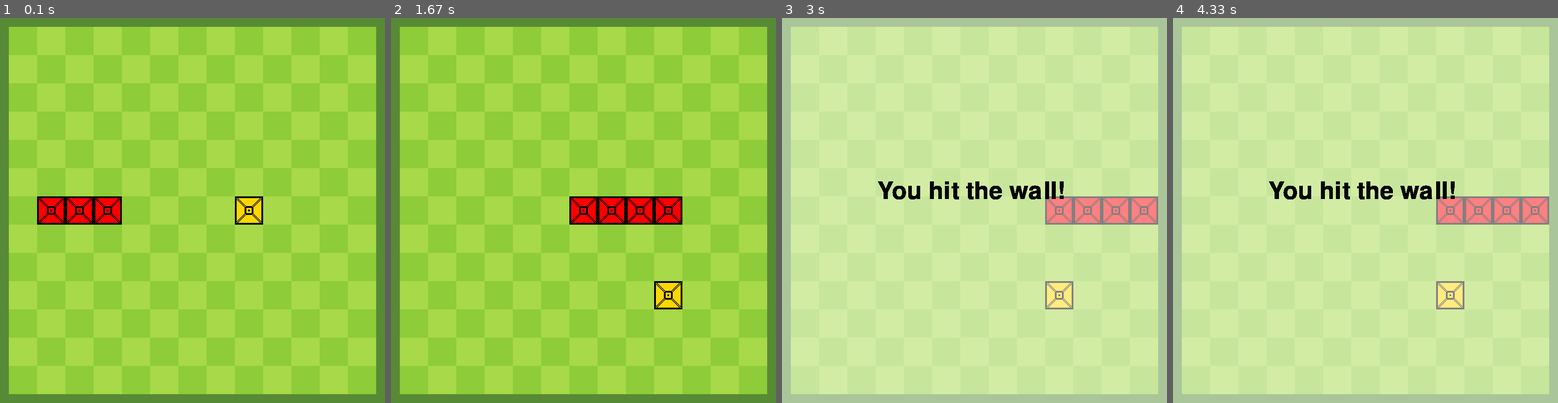
Above: before the commit, frames 1-4 (left to right).
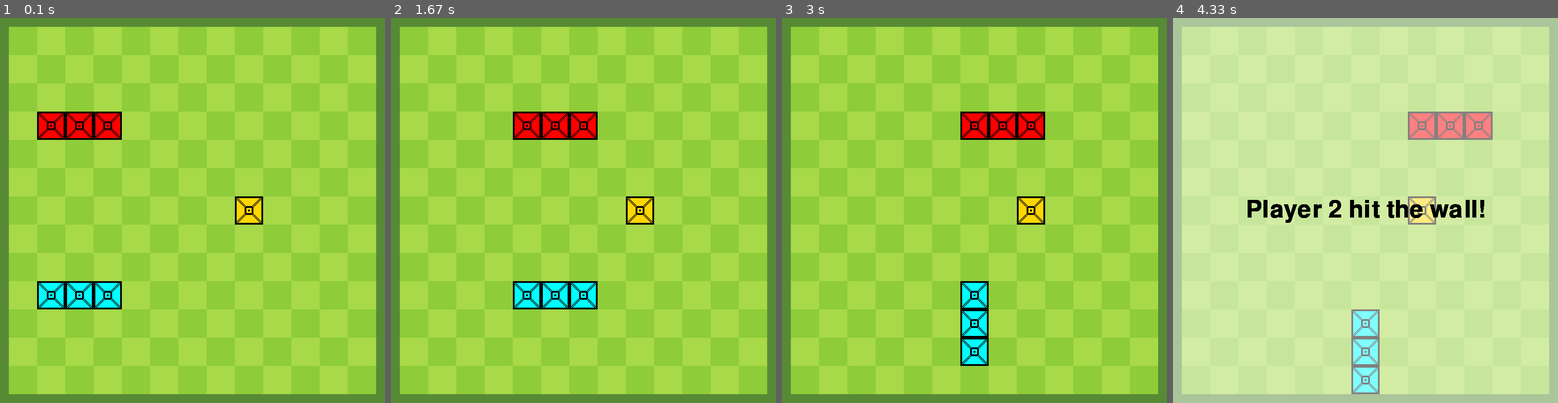
Above: after the commit, the same moments.

Repository: zzayah/GameDesignWithPygame
Game: pygame game, started from main.py
Two runs of this game, one before a commit and one after it. Both use one fixed random seed, a clock stepped at 60 frames per second and the inputs below.
Inputs:
- Up to frame 1 (0.1 s): no input
- Up to frame 2 (1.67 s): hold S 0.33-0.8 s; hold Right 0.33-0.8 s; hold Right 0.83-1.3 s
- Up to frame 3 (3 s): tap S at 1.83 s
- Up to frame 4 (4.33 s): no input

The runs differ from the first frame. In frame 1, 4.8% of the frame differs, in the area x 9-32%, y 24-76%; in frame 2, 5.7%; in frame 3, 100%, in the area x 0-100%, y 0-100%; in frame 4, 8.2%.

Commit message:
Snake Complete

Diff:
--- a/main.py
+++ b/main.py
@@ -1,91 +1,88 @@
 import pygame as pg
 import random
 
-
 class Main:
     def __init__(self, board_size):
-        # board_size must be a tuple, representing the width (x) then height (y) of the board
         self.filename = "snake_sprites.png"
-        self.snake_parts_processed = 0
-
-        self.snake_pos = [[0 for _ in range(board_size)] for _ in range(board_size)]
-        self.marker_ary = [["" for _ in range(board_size)] for _ in range(board_size)]
-
-        self.snake_pos[int(board_size/2)][1] = ((int(board_size/2), 1), "right")
-        self.snake_pos[int(board_size/2)][2] = ((int(board_size/2), 2), "right")
-        self.snake_pos[int(board_size/2)][3] = ((int(board_size/2), 3), "right")
-
-        # snake head location
-        self.snake_head = ((int(board_size/2), 3), "right")
-
-        # green2 and green1 init
-        self.green2 = pg.image.load("green2.png")
-        self.green1 = pg.image.load("green1.png")
-
-        # red and blue init
-        self.red = pg.image.load("red.png")
-        self.blue = pg.image.load("blue.png")
-        self.gold = pg.image.load("gold.png")
-
-        # snake sprites init
-        # self.snake_sprites = pg.image.load("snake_sprites.png")
-
-        # clock var
+
+        # Ensure board_size is a tuple for consistency
+        if not isinstance(board_size, tuple):
+            board_size = (board_size, board_size)
+
+        # PLAYER 1
+        self.snake_pos = [[0 for _ in range(board_size[0])] for _ in range(board_size[1])]
+        self.marker_ary = [["" for _ in range(board_size[0])] for _ in range(board_size[1])]
+        self.snake_pos[int(board_size[1]/4)][1] = ((int(board_size[0]/4), 1), "right")
+        self.snake_pos[int(board_size[1]/4)][2] = ((int(board_size[0]/4), 2), "right")
+        self.snake_pos[int(board_size[1]/4)][3] = ((int(board_size[0]/4), 3), "right")
+        self.snake_head = ((int(board_size[0]/4), 3), "right")
+        self.input_direction = "right"
+        self.snake_length = 3
         self.old_time = 0
         self.new_time = 0
-
-        # lost/win var
+        self.event_occured = False
+
+        # PLAYER 2
+        self.p2_snake_pos = [[0 for _ in range(board_size[0])] for _ in range(board_size[1])]
+        self.p2_marker_ary = [["" for _ in range(board_size[0])] for _ in range(board_size[1])]
+        self.p2_snake_pos[3*int(board_size[1]/4)][1] = ((3*int(board_size[0]/4), 1), "right")
+        self.p2_snake_pos[3*int(board_size[1]/4)][2] = ((3*int(board_size[0]/4), 2), "right")
+        self.p2_snake_pos[3*int(board_size[1]/4)][3] = ((3*int(board_size[0]/4), 3), "right")
+        self.p2_snake_head = ((3*int(board_size[0]/4), 3), "right")
+        self.p2_input_direction = "right"
+        self.p2_snake_length = 3
+        self.p2_new_time = 0
+        self.p2_old_time = 0
+        self.p2_event_occured = False
+
+        # FRUIT
+        self.fruit_location = (int(2*board_size[0]/3), int(board_size[1]/2))
+
+        # LOSE/WIN
         self.lost = False
         self.won = False
         self.filled = False
         self.lost_message = ""
 
-        # fruit
-        self.fruit_location = (int(2*board_size/3), int(board_size/2))
-
-        # snake length
-        self.snake_length = 3
-
-        # input direction
-        self.input_direction = "right"
-
-        # self.snake_sprite_pos = {
-        #     # all in (x, y)
-        #     # tail_east
-        #     1: (256, 128, 64, 64),
-        #     # tail_north
-        #     2: (192, 128, 64, 64),
-        #     # tail_west
-        #     3: (192, 192, 64, 64),
-        #     # tail_south
-        #     4: (256, 192, 64, 64),
-        #     # head_east
-        #     10: (256, 0, 64, 64),
-        #     # head_north
-        #     20: (192, 0, 64, 64),
-        #     # head_west
-        #     30: (192, 64, 64, 64),
-        #     # head_south
-        #     40: (256, 64, 64, 64),
-        #     # body_east_west
-        #     300: (64, 0, 64, 64)
-        # }
-
-        # optimization variables
+        # COLORS - Assuming you have these images in your project directory
+        self.green2 = pg.image.load("green2.png")
+        self.green1 = pg.image.load("green1.png")
+        self.red = pg.image.load("red.png")
+        self.blue = pg.image.load("blue.png")
+        self.gold = pg.image.load("gold.png")
+
+        # OPTIMIZATION AND BOOTUP
         self.startup_flip_executed = False
-        self.event_occured = False
-
         self.check_fruit_iter = 0
 
-        self.board_size = (board_size, board_size)
-
-        if not (10 < self.board_size[0] < 26):
+        # BOARD
+        self.board_size = board_size
+        if not (10 < self.board_size[0] < 26) or not (10 < self.board_size[1] < 26):
             print("invalid board_size input")
             pg.quit()
-
-        self.screen = pg.display.set_mode((((self.board_size[0]*64)+40), ((self.board_size[1]*64)+40)))
-
-    def init_set_board(self): # Solves issue of a blank screen on startup // ran before the main loop
+        self.screen = pg.display.set_mode(((self.board_size[0]*64)+40, (self.board_size[1]*64)+40))
+
+    def init_set_board(self):
+        # Blit tiles in checkerboard pattern and initial positions for snakes and fruit
+        for i in range(self.board_size[1]):
+            for j in range(self.board_size[0]):
+                tile = self.green2 if (i + j) % 2 == 0 else self.green1
+                self.screen.blit(tile, ((j*64)+20, (i*64)+20))
+
+        for i in range(self.board_size[1]):
+            for j in range(self.board_size[0]):
+                if self.snake_pos[i][j] != 0:
+                    self.screen.blit(self.red, ((j * 64 + 20), (i * 64 + 20)))
+                if self.p2_snake_pos[i][j] != 0:
+                    self.screen.blit(self.blue, ((j * 64 + 20), (i * 64 + 20)))
+
+        self.screen.blit(self.gold, ((self.fruit_location[0] * 64 + 20), (self.fruit_location[1] * 64 + 20)))
+
+    def do_periodic(self):
+        if self.check_snakes_overlap():
+            self.lost_message = "Collision! Hash out who wins!"
+            self.lost = True
+            return
         # Blit tiles in checkerboard pattern
         for i in range(self.board_size[1]):
             for j in range(self.board_size[0]):
@@ -99,22 +96,11 @@
                 if self.snake_pos[i][j] != 0:
                     self.screen.blit(self.red, ((j * 64 + 20), (i * 64 + 20)))
 
-        self.screen.blit(self.gold, ((self.fruit_location[0] * 64 + 20), (self.fruit_location[1] * 64 + 20)))
-
-
-    def do_periodic(self):
-        # Blit tiles in checkerboard pattern
         for i in range(self.board_size[1]):
             for j in range(self.board_size[0]):
-                if (i + j) % 2 == 0:
-                    self.screen.blit(self.green2, ((j*64)+20, (i*64)+20))
-                else:
-                    self.screen.blit(self.green1, ((j*64)+20, (i*64)+20))
-
-        for i in range(self.board_size[1]):
-            for j in range(self.board_size[0]):
-                if self.snake_pos[i][j] != 0:
-                    self.screen.blit(self.red, ((j * 64 + 20), (i * 64 + 20)))
+                if self.p2_snake_pos[i][j] != 0:
+                    self.screen.blit(self.blue, ((j * 64 + 20), (i * 64 + 20)))
+
 
 
     def handle_input(self):
@@ -152,13 +138,52 @@
                             break
 
                     if pos[0] < 0 or pos[0] >= self.board_size[1] or pos[1] < 0 or pos[1] >= self.board_size[0]:
-                        self.lost_message = "You hit the wall!"
+                        self.lost_message = "Player 1 hit the wall!"
                         self.lost = True
                         return  # Exit the method to avoid further processing
 
                     new_ary[pos[0]][pos[1]] = (pos, current_direction)
 
         self.snake_pos = new_ary
+
+    def p2_handle_input(self):
+        new_p2_ary = [[0 for _ in range(self.board_size[0])] for _ in range(self.board_size[1])]
+
+        for d in range(self.board_size[1]):
+            for r in range(self.board_size[0]):
+                if self.p2_snake_pos[r][d] != 0:
+                    pos, current_direction = self.p2_snake_pos[r][d]
+                    new_direction = self.p2_marker_ary[pos[0]][pos[1]]
+                    if new_direction == "left" and current_direction != "right":
+                        current_direction = "left"
+                    elif new_direction == "right" and current_direction != "left":
+                        current_direction = "right"
+                    elif new_direction == "up" and current_direction != "down":
+                        current_direction = "up"
+                    elif new_direction == "down" and current_direction != "up":
+                        current_direction = "down"
+
+                    match(current_direction):
+                        case "left":
+                            pos = (pos[0], pos[1] - 1)
+                        case "right":
+                            pos = (pos[0], pos[1] + 1)
+                        case "up":
+                            pos = (pos[0] - 1, pos[1])
+                        case "down":
+                            pos = (pos[0] + 1, pos[1])
+                        case _:
+                            print("error")
+                            break
+
+                    if pos[0] < 0 or pos[0] >= self.board_size[1] or pos[1] < 0 or pos[1] >= self.board_size[0]:
+                        self.lost_message = "Player 2 hit the wall!"
+                        self.lost = True
+                        return
+
+                    new_p2_ary[pos[0]][pos[1]] = (pos, current_direction)
+
+        self.p2_snake_pos = new_p2_ary
 
     def check_fruit(self):
         # Flag to check if the fruit is inside the snake
@@ -168,7 +193,7 @@
         for row in range(self.board_size[0]):
             for col in range(self.board_size[1]):
                 # Check if the current cell is part of the snake
-                if self.snake_pos[row][col] != 0:
+                if self.snake_pos[row][col] != 0 and self.p2_snake_pos[row][col] != 0:
                     # Check if the fruit is in the same position as this part of the snake
                     if (col, row) == self.fruit_location:
                         fruit_inside_snake = True
@@ -186,7 +211,7 @@
             while True:
                 i = random.randint(3, self.board_size[1] - 4)
                 j = random.randint(3, self.board_size[0] - 4)
-                if self.snake_pos[i][j] == 0 and self.marker_ary[i][j] == "":
+                if self.snake_pos[i][j] == 0 and self.marker_ary[i][j] == "" and self.p2_snake_pos[i][j] == 0 and self.p2_marker_ary[i][j] == "":
                     self.fruit_location = (i, j)
                     break
         if self.fruit_location is not None:
@@ -194,14 +219,30 @@
 
     def lost_screen(self):
         if not self.filled:
-            tansparent_white = pg.Surface((self.board_size[0]*64+40, self.board_size[1]*64+40), pg.SRCALPHA)
-            tansparent_white.fill((255, 255, 255, 128))
-            self.screen.blit(tansparent_white, (0, 0))
+            transparent_white = pg.Surface((self.board_size[0]*64+40, self.board_size[1]*64+40), pg.SRCALPHA)
+            transparent_white.fill((255, 255, 255, 128))
+            self.screen.blit(transparent_white, (0, 0))
             self.filled = True
+
         font = pg.font.Font(None, 80)
         text = font.render(self.lost_message, True, (0, 0, 0))
-        #blit the text centered in the screen
-        self.screen.blit(text, (self.board_size[0]*32-200, self.board_size[1]*32-50))
+
+        # Calculate the position to center the text
+        text_rect = text.get_rect(center=self.screen.get_rect().center)
+
+        # Blit the text onto the screen
+        self.screen.blit(text, text_rect)
+
+    def check_snakes_overlap(self):
+        # Iterate over the entire snake_pos array of player 1
+        for row in range(self.board_size[0]):
+            for col in range(self.board_size[1]):
+                # Check if the current cell is part of the snake
+                if self.snake_pos[row][col] != 0:
+                    # Check if player 2's snake occupies the same position
+                    if self.p2_snake_pos[row][col] != 0:
+                        return True  # Snakes are overlapping
+        return False  # Snakes are not overlapping
 
     def run(self):
         pg.init()
@@ -217,55 +258,73 @@
                 self.lost_screen()
                 pg.display.flip()
             else:
-                event_occured = False
                 self.check_fruit()
 
                 self.new_time = pg.time.get_ticks()
-
-                self.event_occured = self.new_time - 250 > self.old_time
+                self.p2_new_time = pg.time.get_ticks()
+
+                self.event_occured = self.new_time - 500 > self.old_time
+                self.p2_event_occured = self.p2_new_time - 500 > self.p2_old_time
 
                 for event in pg.event.get():
                     if event.type == pg.QUIT:
                         running = False
-                    elif event.type == pg.KEYDOWN and not self.event_occured:
-                        if event.key == pg.K_UP and self.snake_head[1] != "down":
-                            self.input_direction = "up"
-                        elif event.key == pg.K_DOWN and self.snake_head[1] != "up":
-                            self.input_direction = "down"
-                        elif event.key == pg.K_LEFT and self.snake_head[1] != "right":
-                            self.input_direction = "left"
-                        elif event.key == pg.K_RIGHT and self.snake_head[1] != "left":
-                            self.input_direction = "right"
+                    elif event.type == pg.KEYDOWN:
+                        if not self.event_occured:
+                            if event.key == pg.K_UP and self.snake_head[1] != "down":
+                                self.input_direction = "up"
+                            elif event.key == pg.K_DOWN and self.snake_head[1] != "up":
+                                self.input_direction = "down"
+                            elif event.key == pg.K_LEFT and self.snake_head[1] != "right":
+                                self.input_direction = "left"
+                            elif event.key == pg.K_RIGHT and self.snake_head[1] != "left":
+                                self.input_direction = "right"
+                        if not self.p2_event_occured:
+                            if event.key == pg.K_s and self.p2_snake_head[1] != "down":
+                                self.p2_input_direction = "down"
+                            elif event.key == pg.K_w and self.p2_snake_head[1] != "up":
+                                self.p2_input_direction = "up"
+                            elif event.key == pg.K_a and self.p2_snake_head[1] != "right":
+                                self.p2_input_direction = "left"
+                            elif event.key == pg.K_d and self.p2_snake_head[1] != "left":
+                                self.p2_input_direction = "right"
 
                 if self.event_occured and not self.lost and not self.won:
-                    # check if lost
+
+                    # P1 CHECK IF LOST
                     if self.snake_head[0][0] < 0 or self.snake_head[0][0] >= self.board_size[1] or self.snake_head[0][1] < 0 or self.snake_head[0][1] >= self.board_size[0]:
                         self.lost = True
 
+                    # P1 CHECK IF WON
                     if self.snake_length == self.board_size[0] * self.board_size[1]:
-                        # self.won_message = "player 1 wins!"
-                        # self.won_message = "player 2 wins!"
                         self.won = True
+
+                    # P1 HANDLE INPUT
                     if self.input_direction == "left" and self.snake_head[1] != "right":
                         if self.snake_head[1] == "left" and self.snake_pos[self.snake_head[0][0]][self.snake_head[0][1]-1] != 0:
+                            self.lost_message = "Player 1 hit themselves!"
                             self.lost = True
                         self.snake_head = ((self.snake_head[0][0], self.snake_head[0][1] - 1), "left")
                         self.marker_ary[self.snake_head[0][0]][self.snake_head[0][1]+1] = self.snake_head[1]
                     elif self.input_direction == "right" and self.snake_head[1] != "left":
                         if self.snake_pos[1] == "right" and self.snake_pos[self.snake_head[0][0]][self.snake_head[0][1]+1] != 0:
+                            self.lost_message = "Player 1 hit themselves!"
                             self.lost = True
                         self.snake_head = ((self.snake_head[0][0], self.snake_head[0][1] + 1), "right")
                         self.marker_ary[self.snake_head[0][0]][self.snake_head[0][1]-1] = self.snake_head[1]
                     elif self.input_direction == "up" and self.snake_head[1] != "down":
                         if self.snake_head[1] == "up" and self.snake_pos[self.snake_head[0][0]-1][self.snake_head[0][1]] != 0:
+                            self.lost_message = "Player 1 hit themselves!"
                             self.lost = True
                         self.snake_head = ((self.snake_head[0][0] - 1, self.snake_head[0][1]), "up")
                         self.marker_ary[self.snake_head[0][0]+1][self.snake_head[0][1]] = self.snake_head[1]
                     elif self.input_direction == "down" and self.snake_head[1] != "up":
                         try:
                             if (self.snake_head[1] == "down" and self.snake_pos[self.snake_head[0][0]+1][self.snake_head[0][1]] != 0):
+                                self.lost_message = "Player 1 hit themselves!"
                                 self.lost = True
                         except IndexError:
+                            self.lost_message = "Player 1 hit themselves!"
                             self.lost = True
                         self.snake_head = ((self.snake_head[0][0] + 1, self.snake_head[0][1]), "down")
                         self.marker_ary[self.snake_head[0][0]-1][self.snake_head[0][1]] = self.snake_head[1]
@@ -290,14 +349,72 @@
                                 self.marker_ary[self.snake_head[0][0]-1][self.snake_head[0][1]] = self.snake_head[1]
                         self.snake_length += 1
                         self.fruit_location = None
-
-                    # abstract to function
                     self.handle_input()
-                    # restart counter
                     self.old_time = self.new_time
 
+                if self.p2_event_occured and not self.lost and not self.won:
+                    # P2 CHECK IF LOST
+                    if self.p2_snake_head[0][0] < 0 or self.p2_snake_head[0][0] >= self.board_size[1] or self.p2_snake_head[0][1] < 0 or self.p2_snake_head[0][1] >= self.board_size[0]:
+                        self.lost_message = "Player 2 hit the wall!"
+                        self.lost = True
+                    # P2 CHECK IF WON
+                    if self.p2_snake_length == self.board_size[0] * self.board_size[1]:
+                        self.won = True
+                    # P2 HANDLE INPUT
+                    if self.p2_input_direction == "left" and self.p2_snake_head[1] != "right":
+                        if self.p2_snake_head[1] == "left" and self.p2_snake_pos[self.p2_snake_head[0][0]][self.p2_snake_head[0][1]-1] != 0:
+                            self.lost_message = "Player 2 hit themselves!"
+                            self.lost = True
+                        self.p2_snake_head = ((self.p2_snake_head[0][0], self.p2_snake_head[0][1] - 1), "left")
+                        self.p2_marker_ary[self.p2_snake_head[0][0]][self.p2_snake_head[0][1]+1] = self.p2_snake_head[1]
+                    elif self.p2_input_direction == "right" and self.p2_snake_head[1] != "left":
+
+                        if self.p2_snake_pos[1] == "right" and self.p2_snake_pos[self.p2_snake_head[0][0]][self.p2_snake_head[0][1]+1] != 0:
+                            self.lost_message = "Player 2 hit themselves!"
+                            self.lost = True
+                        self.p2_snake_head = ((self.p2_snake_head[0][0], self.p2_snake_head[0][1] + 1), "right")
+                        self.p2_marker_ary[self.p2_snake_head[0][0]][self.p2_snake_head[0][1]-1] = self.p2_snake_head[1]
+                    elif self.p2_input_direction == "up" and self.p2_snake_head[1] != "down":
+                        if self.p2_snake_head[1] == "up" and self.p2_snake_pos[self.p2_snake_head[0][0]-1][self.p2_snake_head[0][1]] != 0:
+                            self.lost_message = "Player 2 hit themselves!"
+                            self.lost = True
+                        self.p2_snake_head = ((self.p2_snake_head[0][0] - 1, self.p2_snake_head[0][1]), "up")
+                        self.p2_marker_ary[self.p2_snake_head[0][0]+1][self.p2_snake_head[0][1]] = self.p2_snake_head[1]
+                    elif self.p2_input_direction == "down" and self.p2_snake_head[1] != "up":
+                        try:
+                            if (self.p2_snake_head[1] == "down" and self.p2_snake_pos[self.p2_snake_head[0][0]+1][self.p2_snake_head[0][1]] != 0):
+                                self.lost_message = "Player 2 hit themselves!"
+                                self.lost = True
+                        except IndexError:
+                            self.lost_message = "Player 2 hit themselves!"
+                            self.lost = True
+                        self.p2_snake_head = ((self.p2_snake_head[0][0] + 1, self.p2_snake_head[0][1]), "down")
+                        self.p2_marker_ary[self.p2_snake_head[0][0]-1][self.p2_snake_head[0][1]] = self.p2_snake_head[1]
+
+                    if self.fruit_location != None and self.p2_snake_head[0] == (self.fruit_location[1], self.fruit_location[0]):
+                        match(self.p2_snake_head[1]):
+                            case "right":
+                                self.p2_snake_pos[self.p2_snake_head[0][0]][self.p2_snake_head[0][1]] = (self.p2_snake_head[0], "right")
+                                self.p2_snake_head = ((self.p2_snake_head[0][0], self.p2_snake_head[0][1] + 1), "right")
+                                self.p2_marker_ary[self.p2_snake_head[0][0]][self.p2_snake_head[0][1]-1] = self.p2_snake_head[1]
+                            case "left":
+                                self.p2_snake_pos[self.p2_snake_head[0][0]][self.p2_snake_head[0][1]] = (self.p2_snake_head[0], "left")
+                                self.p2_snake_head = ((self.p2_snake_head[0][0], self.p2_snake_head[0][1] - 1), "left")
+                                self.p2_marker_ary[self.p2_snake_head[0][0]][self.p2_snake_head[0][1]+1] = self.p2_snake_head[1]
+                            case "up":
+                                self.p2_snake_pos[self.p2_snake_head[0][0]][self.p2_snake_head[0][1]] = (self.p2_snake_head[0], "up")
+                                self.p2_snake_head = ((self.p2_snake_head[0][0] - 1, self.p2_snake_head[0][1]), "up")
+                                self.p2_marker_ary[self.p2_snake_head[0][0]+1][self.p2_snake_head[0][1]] = self.p2_snake_head[1]
+                            case "down":
+                                self.p2_snake_pos[self.p2_snake_head[0][0]][self.p2_snake_head[0][1]] = (self.p2_snake_head[0], "down")
+                                self.p2_snake_head = ((self.p2_snake_head[0][0] + 1, self.p2_snake_head[0][1]), "down")
+                                self.p2_marker_ary[self.p2_snake_head[0][0]-1][self.p2_snake_head[0][1]] = self.p2_snake_head[1]
+                        self.p2_snake_length += 1
+                        self.fruit_location = None
+                    self.p2_handle_input()
+                    self.p2_old_time = self.p2_new_time
+
                     self.startup_flip_executed = True
-                    # self.debug()
                     self.do_periodic()
                     self.place_fruit()
                     pg.display.flip()
--- /dev/null
+++ b/run.py
@@ -0,0 +1,4 @@
+import main
+
+main = Main((13))
+main.run()
